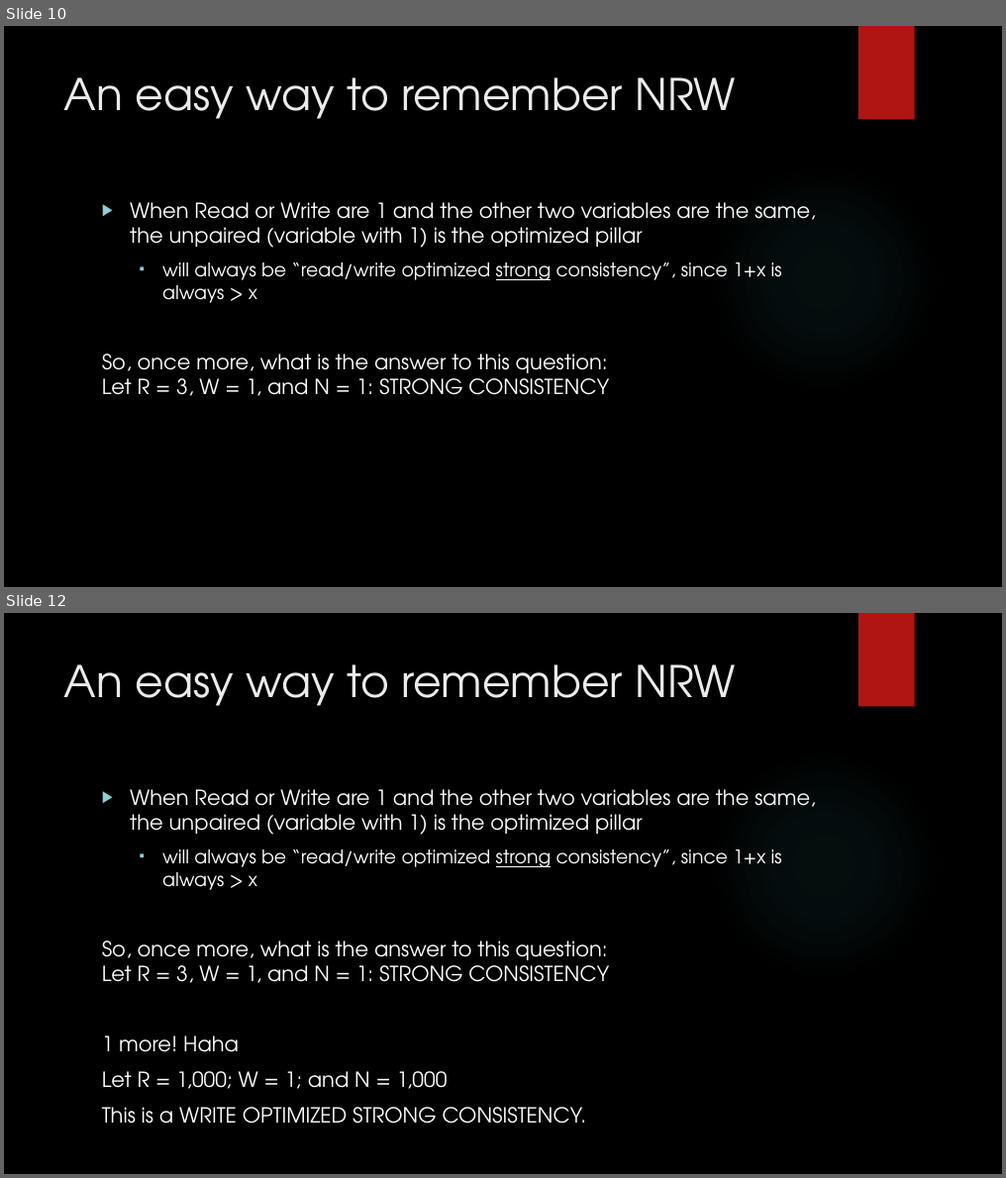
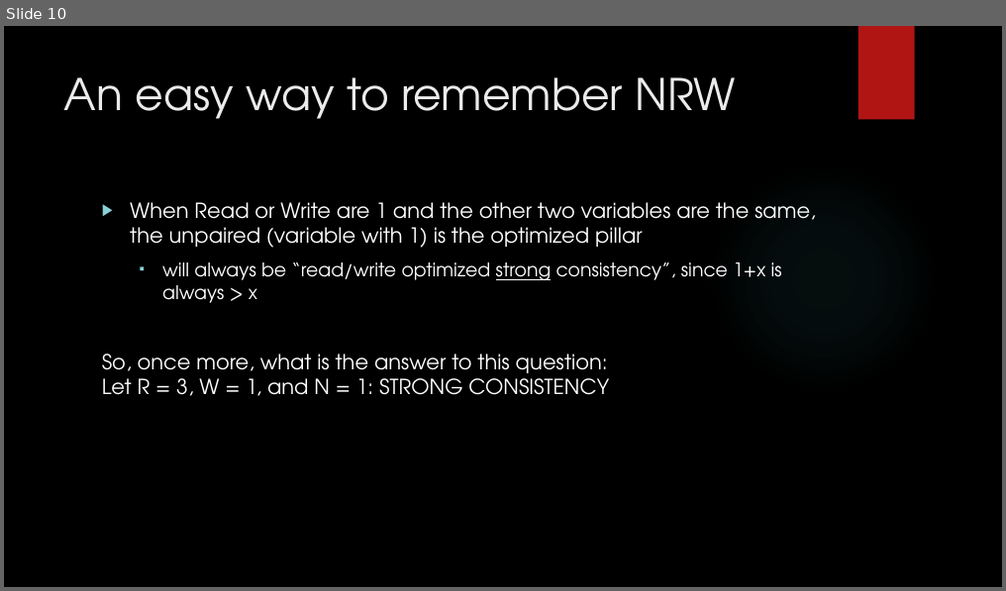
Before and after one commit to MaxWOU/cs364pptx, a slide deck: group6slidshow.pptx. Shown one above the other, each under a label of ours: slides 10 and 12 before the commit, slide 10 after it; the slides between them are not shown. The pictures are 1006x1178 and 1006x591 pixels, drawn with LibreOffice and Linux fonts; fonts in the diff are those of the drawing; background and template pictures are left out. Boxes give left, top, right and bottom in pixels: in the first picture for what was removed or moved away, otherwise in the second. Text is boxed around its words. In the diff, an @@ line names an element or a change of style, - is before the commit and + after.

```diff
--- a/group6slidshow.pptx
+++ b/group6slidshow.pptx
@@ slide 12 removed at (x1=4, y1=613, x2=1002, y2=1174), background picture (left out); not listed: 2 template elements that a slide beside it also shows @@
@@ title removed at (x1=64, y1=664, x2=736, y2=706) @@
-An easy way to remember NRW
@@ text removed at (x1=102, y1=789, x2=816, y2=1124) @@
-▶ When Read or Write are 1 and the other two variables are the same, the unpaired (variable with 1) is the optimized pillar
-  ▪ will always be “read/write optimized strong consistency”, since 1+x is always > x
-So, once more, what is the answer to this question:
-Let R = 3, W = 1, and N = 1: STRONG CONSISTENCY
-1 more! Haha
-Let R = 1,000; W = 1; and N = 1,000
-This is a WRITE OPTIMIZED STRONG CONSISTENCY.
```
Also in this commit, not shown: 2 slides changed, 2 other slides removed.
